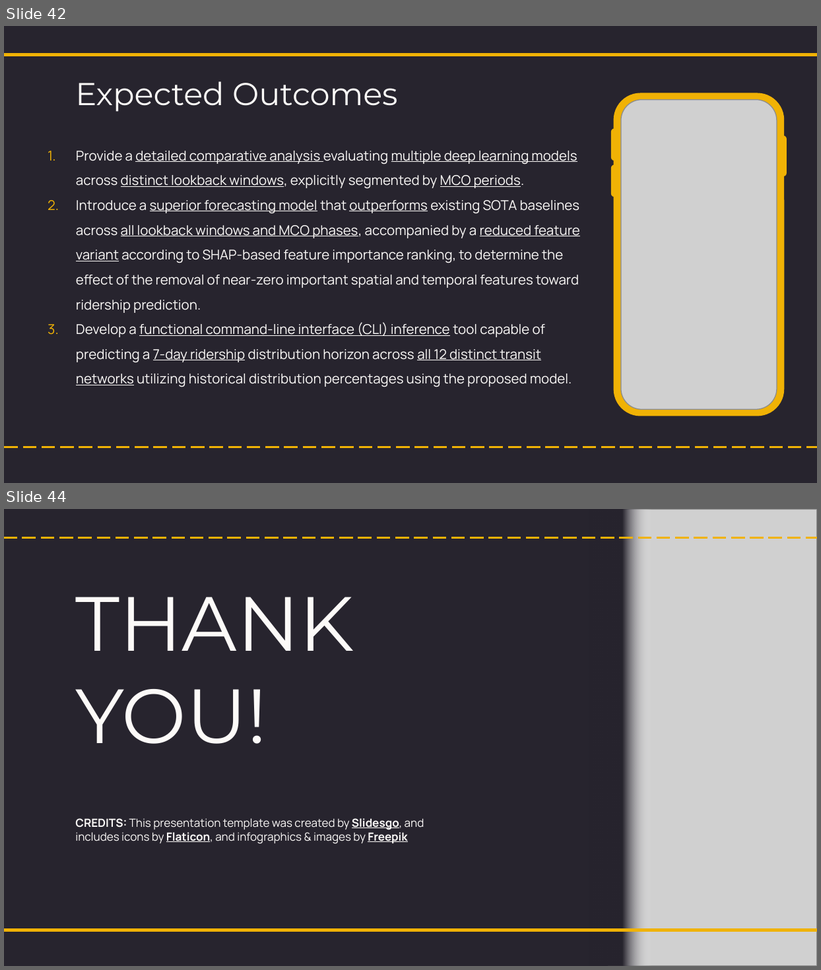
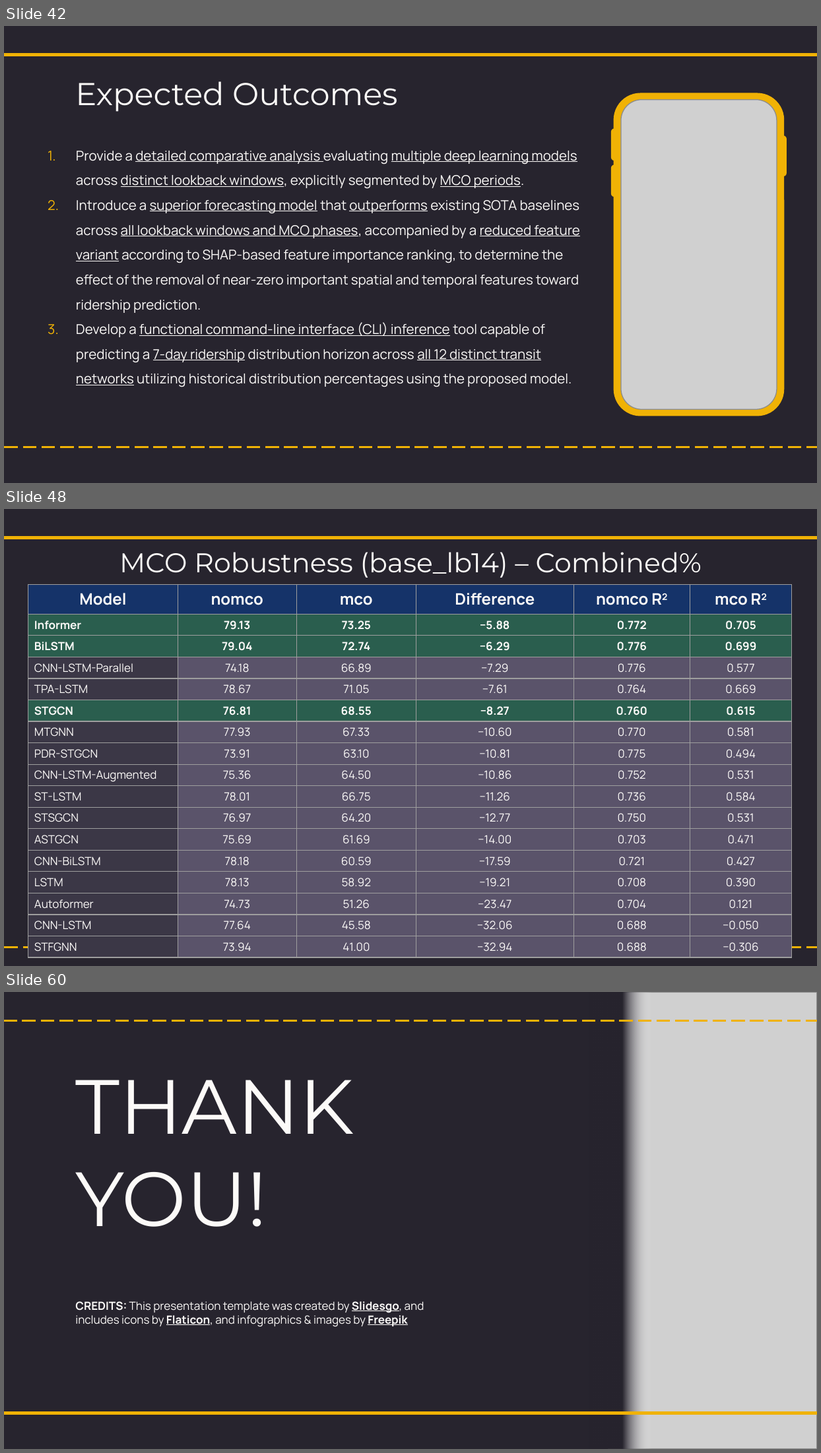
Before and after one commit to NightfuryEquinn/Ridership, a slide deck: docs/24202141_yipzixian_p1_presentation_revised.pptx. Shown one above the other, each under a label of ours: slides 42 and 44 before the commit, slides 42, 48 and 60 after it; the slides between them are not shown. The pictures are 821x970 and 821x1453 pixels, drawn with LibreOffice and Linux fonts; fonts in the diff are those of the drawing; grey boxes stand for pictures. Boxes give left, top, right and bottom in pixels: in the first picture for what was removed or moved away, otherwise in the second. Text is boxed around its words. In the diff, an @@ line names an element or a change of style, - is before the commit and + after.

```diff
--- a/docs/24202141_yipzixian_p1_presentation_revised.pptx
+++ b/docs/24202141_yipzixian_p1_presentation_revised.pptx
@@ slide 48 added at (4,509,817,966), background #27242E @@
@@ line added from (4, 537) to (817, 537), #F0B205 3 pt @@
@@ text added at (120,552,702,578), 24 pt, text #FCFAF8 @@
+MCO Robustness (base_lb14) – Combined%
@@ table added at (28,585,792,955), 17 rows, 6 columns @@
+Model | nomco | mco | Difference | nomco R2 | mco R2
+Informer | 79.13 | 73.25 | −5.88 | 0.772 | 0.705
+BiLSTM | 79.04 | 72.74 | −6.29 | 0.776 | 0.699
+CNN-LSTM-Parallel | 74.18 | 66.89 | −7.29 | 0.776 | 0.577
+TPA-LSTM | 78.67 | 71.05 | −7.61 | 0.764 | 0.669
+STGCN | 76.81 | 68.55 | −8.27 | 0.760 | 0.615
+MTGNN | 77.93 | 67.33 | −10.60 | 0.770 | 0.581
+PDR-STGCN | 73.91 | 63.10 | −10.81 | 0.775 | 0.494
+CNN-LSTM-Augmented | 75.36 | 64.50 | −10.86 | 0.752 | 0.531
+ST-LSTM | 78.01 | 66.75 | −11.26 | 0.736 | 0.584
+STSGCN | 76.97 | 64.20 | −12.77 | 0.750 | 0.531
+ASTGCN | 75.69 | 61.69 | −14.00 | 0.703 | 0.471
+CNN-BiLSTM | 78.18 | 60.59 | −17.59 | 0.721 | 0.427
+LSTM | 78.13 | 58.92 | −19.21 | 0.708 | 0.390
+Autoformer | 74.73 | 51.26 | −23.47 | 0.704 | 0.121
+CNN-LSTM | 77.64 | 45.58 | −32.06 | 0.688 | −0.050
+STFGNN | 73.94 | 41.00 | −32.94 | 0.688 | −0.306
@@ line added from (4, 948) to (817, 948), #F0B205 1.5 pt dashed @@
@@ what was slide 44 is now slide 60 @@
```
Also in this commit, not shown: 4 slides changed, 15 other slides added, 4 other files.
